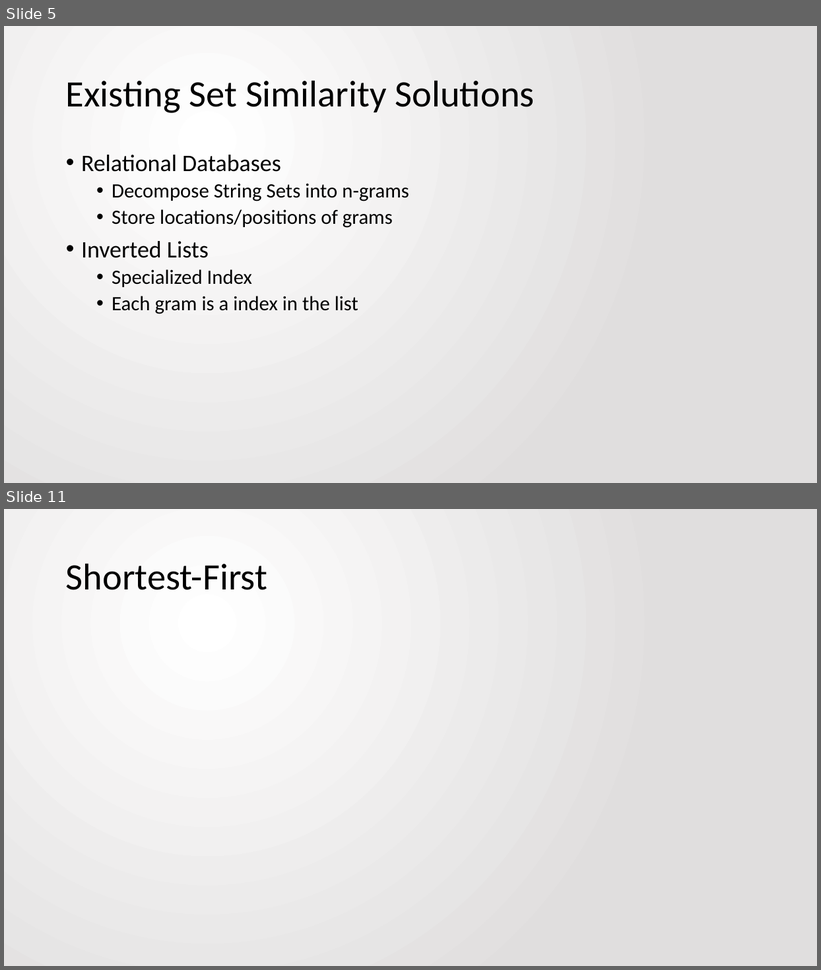
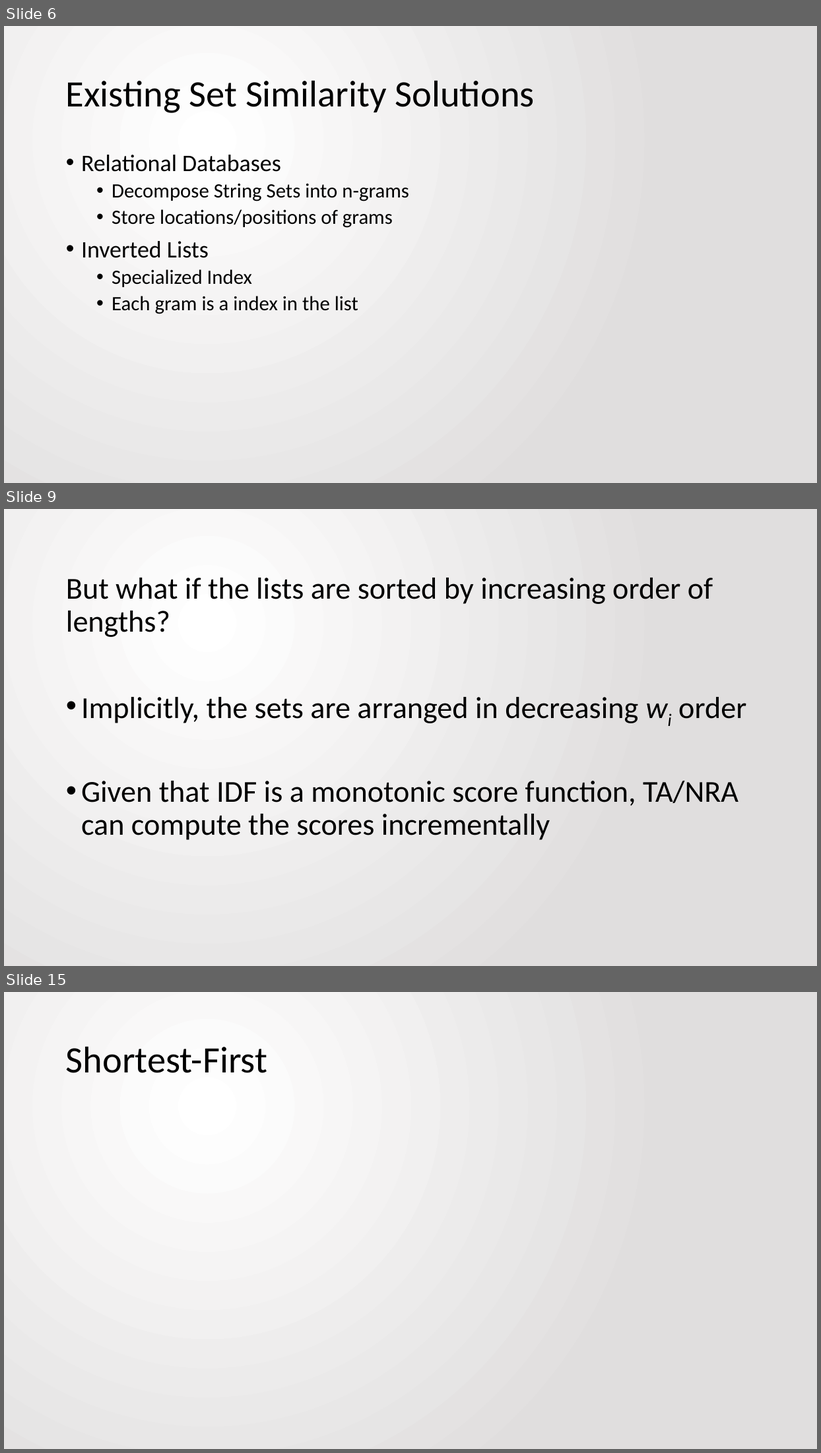
Before and after one commit to jbfitz/EECS405, a slide deck: Paper Presentation/EECS405.PattersonFitzpatrick.PaperPresentation.pptx. Shown one above the other, each under a label of ours: slides 5 and 11 before the commit, slides 6, 9 and 15 after it; the slides between them are not shown. The pictures are 821x970 and 821x1453 pixels, drawn with LibreOffice and Linux fonts; fonts in the diff are those of the drawing; grey boxes stand for pictures. Boxes give left, top, right and bottom in pixels: in the first picture for what was removed or moved away, otherwise in the second. Text is boxed around its words. In the diff, an @@ line names an element or a change of style, - is before the commit and + after.

```diff
--- a/Paper Presentation/EECS405.PattersonFitzpatrick.PaperPresentation.pptx
+++ b/Paper Presentation/EECS405.PattersonFitzpatrick.PaperPresentation.pptx
@@ slide 9 added at [4, 509, 817, 966], background gradient #FFFFFF to #E1DFDF @@
@@ text added at [66, 578, 746, 840], 36 pt, text #000000 @@
+But what if the lists are sorted by increasing order of lengths?
+• Implicitly, the sets are arranged in decreasing wi order
+• Given that IDF is a monotonic score function, TA/NRA can compute the scores incrementally
@@ what was slide 5 is now slide 6 @@
@@ what was slide 11 is now slide 15 @@
```
Also in this commit, not shown: 9 slides changed, 4 other slides added, 1 slide removed.
